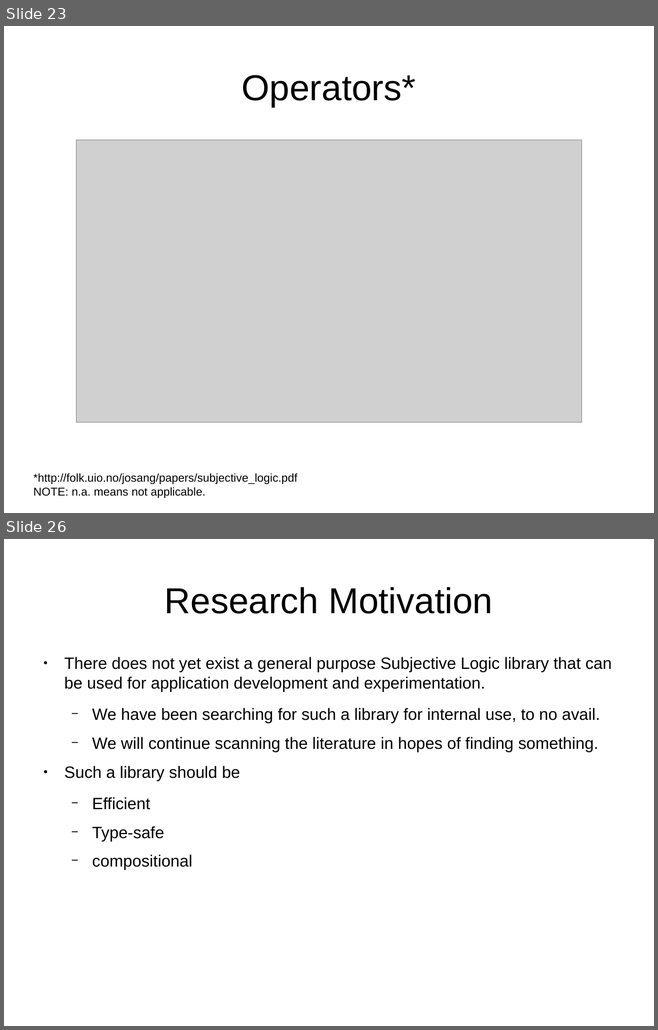
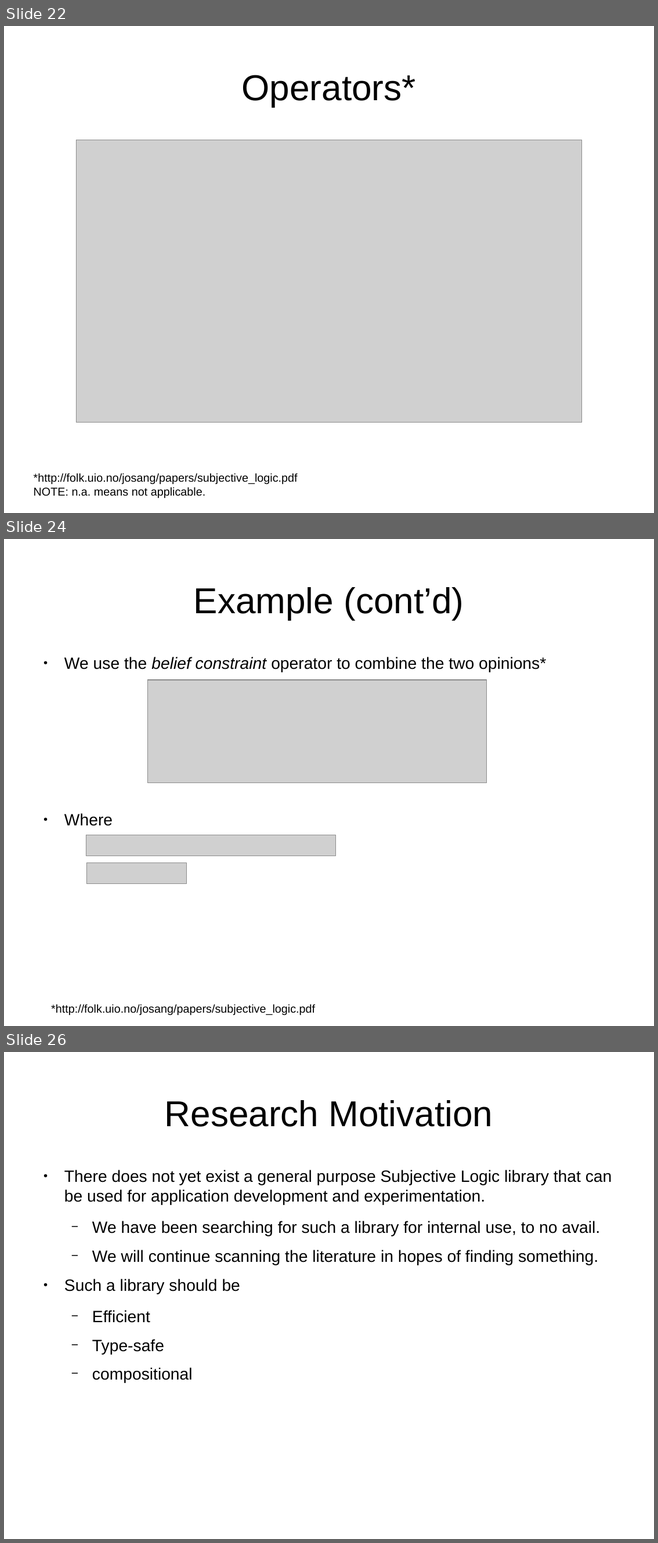
Before and after one commit to bstamour/SLHS, a slide deck: docs/proposal.odp. Shown one above the other, each under a label of ours: slides 23 and 26 before the commit, slides 22, 24 and 26 after it; the slides between them are not shown. The pictures are 658x1030 and 658x1543 pixels, drawn with LibreOffice and Linux fonts; fonts in the diff are those of the drawing; grey boxes stand for pictures. Boxes give left, top, right and bottom in pixels: in the first picture for what was removed or moved away, otherwise in the second. Text is boxed around its words. In the diff, an @@ line names an element or a change of style, - is before the commit and + after.

Commit message:
example

```diff
--- a/docs/proposal.odp
+++ b/docs/proposal.odp
@@ slide 24 added at [4,539,654,1026], background #FFFFFF @@
@@ title added at [194,587,463,620], 44 pt, text #000000 @@
+Example (cont’d)
@@ text added at [64,657,546,826], 20 pt, text #000000 @@
+● We use the belief constraint operator to combine the two opinions*
+● Where
@@ picture added at [148,680,487,783] @@
@@ picture added at [86,835,335,856] @@
@@ picture added at [86,863,187,884] @@
@@ text added at [51,1004,315,1015], 14 pt, text #000000 @@
+*http://folk.uio.no/josang/papers/subjective_logic.pdf
@@ what was slide 23 is now slide 22 @@
```
Also in this commit, not shown: 2 other slides added, 3 slides removed.
